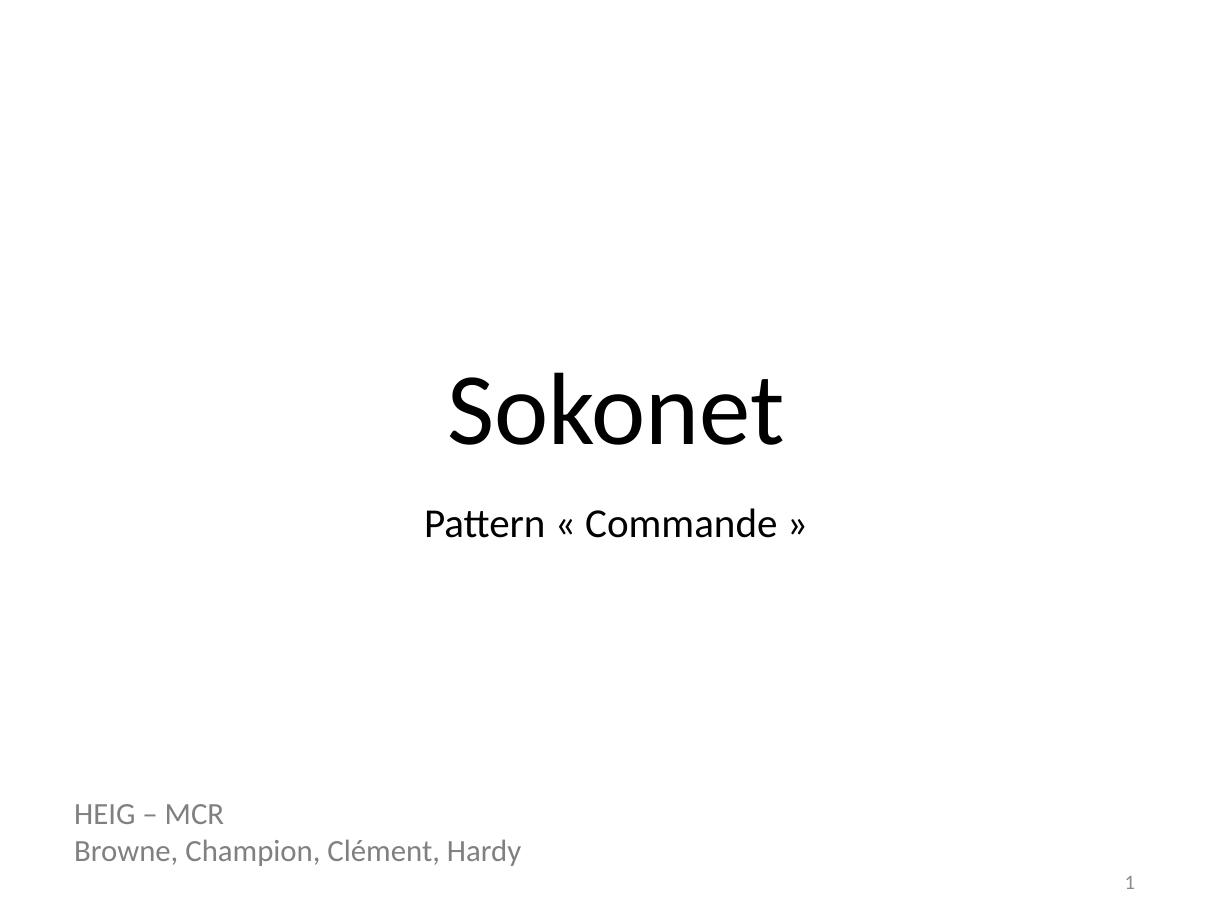
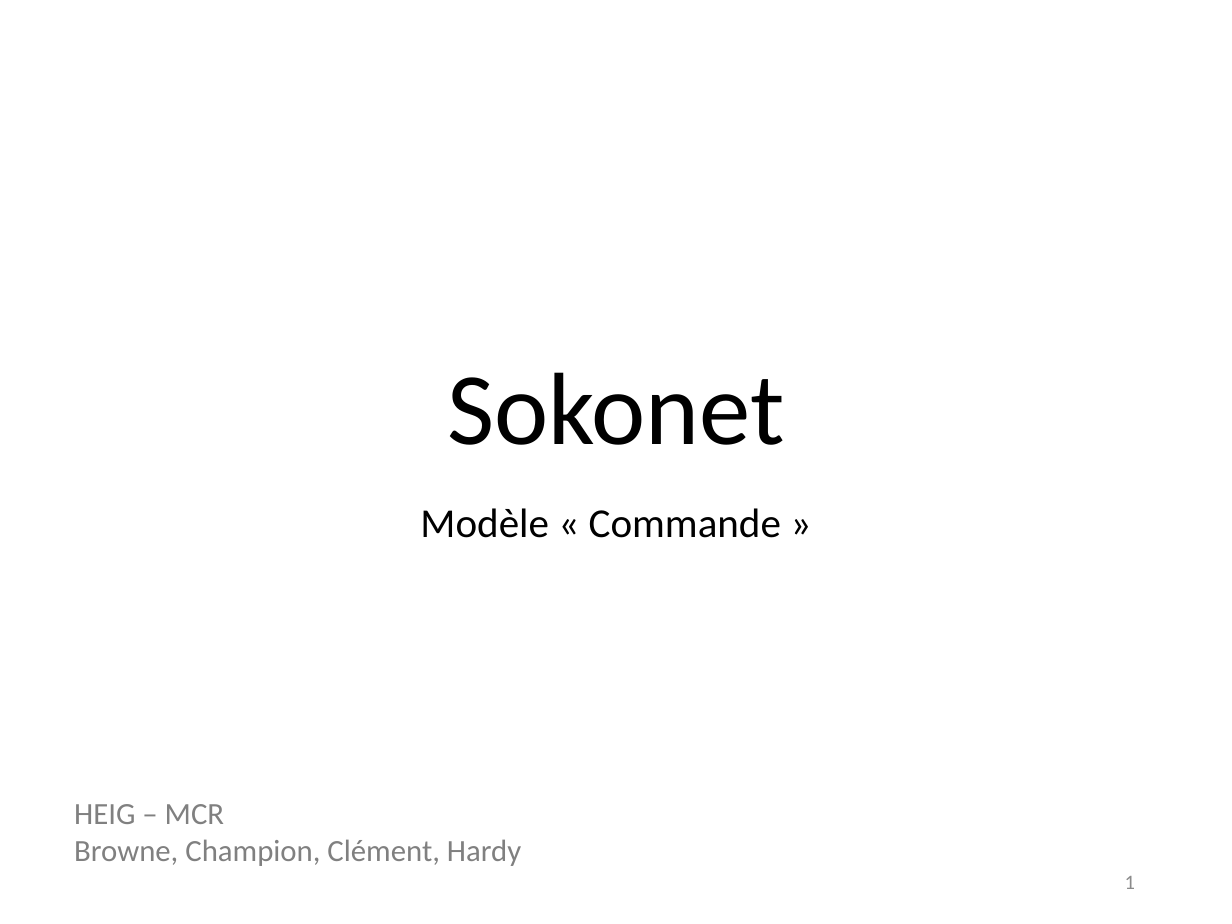
Before and after one commit to BastienClement/Sokonet, a slide deck: slide 1 of presentation/Sokonet.pptx. Drawn at 1232x924 pixels with LibreOffice and Linux fonts; fonts in the diff are those of the drawing. Boxes give left, top, right and bottom in pixels: in the first picture for what was removed or moved away, otherwise in the second. Text is boxed around its words. In the diff, an @@ line names an element or a change of style, - is before the commit and + after.

```diff
--- a/presentation/Sokonet.pptx
+++ b/presentation/Sokonet.pptx
@@ subtitle at (x1=420, y1=508, x2=781, y2=538): text changed @@
-Pattern « Commande »
+Modèle « Commande »
```
Also in this commit, not shown: 1 slide added.
